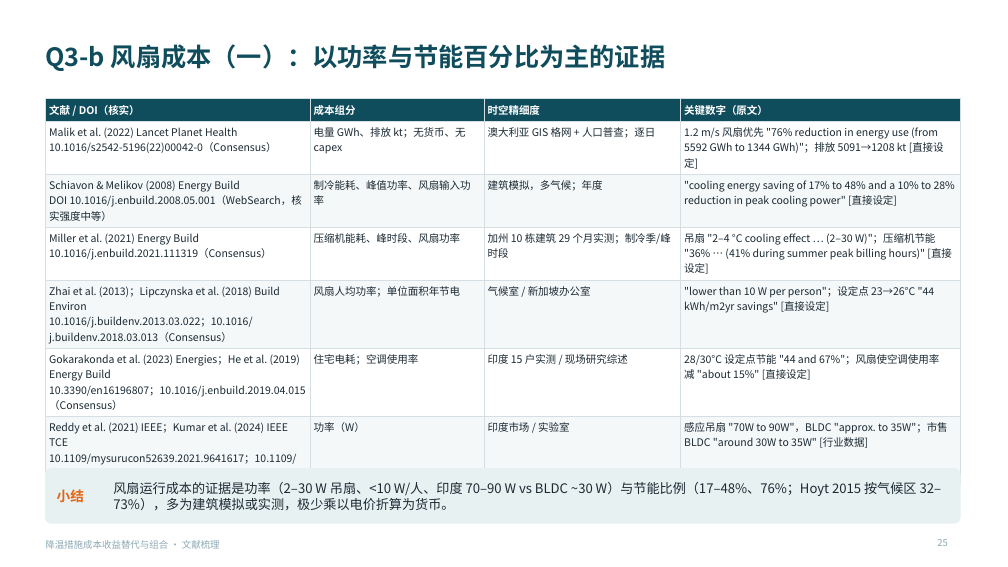
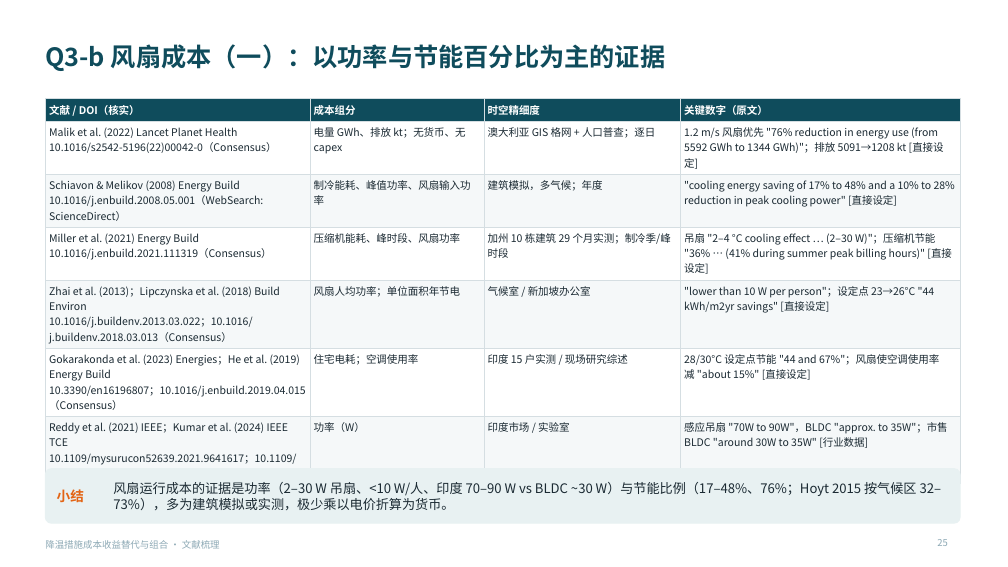
Before and after one commit to BoBoOrangeBIT/climate-paper6, a slide deck: slide 25 of lit_review_cooling/降温措施成本收益替代与组合_文献梳理.pptx. Drawn at 1008x567 pixels with LibreOffice and Linux fonts; fonts in the diff are those of the drawing. Boxes give left, top, right and bottom in pixels: in the first picture for what was removed or moved away, otherwise in the second. Text is boxed around its words. In the diff, an @@ line names an element or a change of style, - is before the commit and + after.

```diff
--- a/lit_review_cooling/降温措施成本收益替代与组合_文献梳理.pptx
+++ b/lit_review_cooling/降温措施成本收益替代与组合_文献梳理.pptx
@@ table at (45, 98, 960, 469) @@
-row 3, column 1: Schiavon & Melikov (2008) Energy Build / DOI 10.1016/j.enbuild.2008.05.001（WebSearch，核实强度中等）
+row 3, column 1: Schiavon & Melikov (2008) Energy Build / 10.1016/j.enbuild.2008.05.001（WebSearch: ScienceDirect）
```
Also in this commit, not shown: 16 other slides changed, 11 other files.
